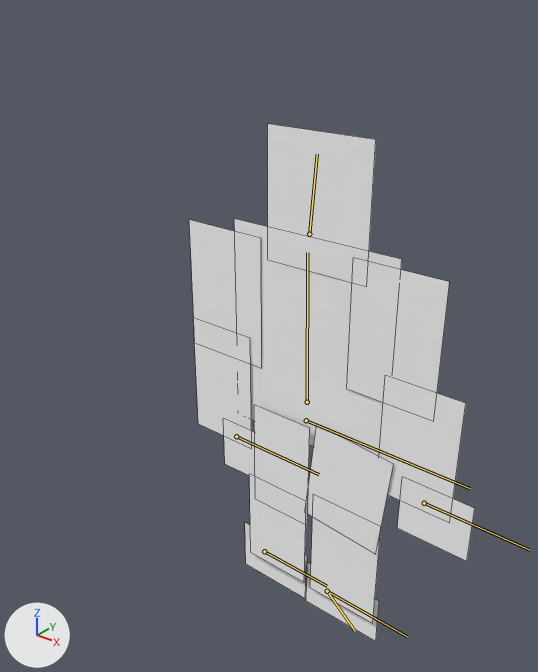
Two versions of the Blender file media/dude/dude.blend, one commit apart.
Both versions are drawn from a 50 mm camera at (6.79, -9.61, 11.96) aimed at (-1.29, 0.48, 5.7). The lights are fixed; the arrows at lower left show +X, +Y and +Z. The bones that change are drawn over the model as lines. Mesh edges are drawn as thin lines.

The first picture shows 'FootL.png', 'FootR.png', 'HandL.png', 'HandR.png', 'Head.png', 'LowerArmL.png', 'LowerArmR.png', 'LowerLegL.png', 'LowerLegR.png', 'Torso.png', 'UpperArmL.png', 'UpperArmR.png', 'UpperLegL.png', 'UpperLegR.png'.
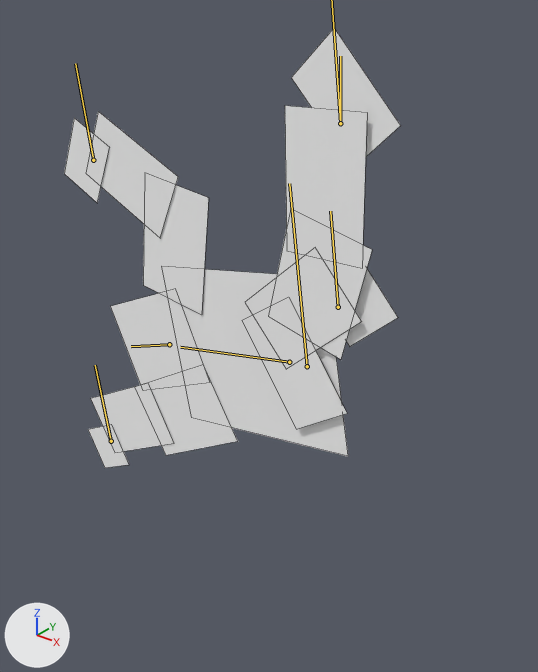
The newer file adds an action. The first version stands in its rest pose; the second is drawn at frame 15 of the action 'air_up_old_Armature'.

Boxes [x1, y1, x2, y2] around the edits, measured in the pictures (538 x 672 px):
'Torso.png', posed: before [234, 218, 402, 457]; after [182, 269, 348, 456]
'Head.png', posed (14% narrower, 42% shorter): before [268, 124, 376, 283]; after [110, 293, 203, 385]
'UpperArmR.png', posed (35% narrower, 10% shorter): before [347, 258, 449, 402]; after [143, 185, 209, 314]
'LowerLegR.png', posed (17% wider, 31% taller): before [310, 517, 380, 623]; after [285, 106, 367, 245]
'LowerArmR.png', posed: before [379, 375, 466, 500]; after [94, 111, 178, 238]
'UpperArmL.png', posed (36% wider, 38% shorter): before [189, 220, 262, 368]; after [138, 364, 238, 455]
'UpperLegL.png', posed (86% wider, 10% taller): before [254, 405, 310, 525]; after [242, 297, 347, 429]
'UpperLegR.png', posed (10% wider, 14% taller): before [307, 424, 394, 555]; after [276, 209, 372, 359]
'LowerArmL.png', posed: before [193, 318, 251, 436]; after [91, 383, 174, 451]
'LowerLegL.png', posed: before [249, 474, 306, 582]; after [245, 247, 362, 350]
'FootR.png', posed: before [305, 562, 379, 642]; after [291, 28, 401, 157]
'HandR.png', posed (42% narrower): before [397, 477, 475, 561]; after [64, 118, 109, 202]
'FootL.png', posed: before [245, 523, 308, 598]; after [346, 269, 398, 346]
'HandL.png', posed: before [223, 418, 255, 476]; after [88, 424, 129, 468]
bone 'Root', root to tip: before (306, 420) to (470, 488); after (307, 366) to (289, 183)
bone 'Torso', root to tip: before (307, 402) to (307, 252); after (289, 362) to (180, 347)
bone 'Head', root to tip: before (309, 234) to (317, 154); after (169, 344) to (131, 346)
bone 'FootR', root to tip: before (327, 591) to (355, 631); after (340, 123) to (340, 56)
bone 'IK_LowerLegL', root to tip: before (264, 551) to (327, 586); after (338, 307) to (330, 211)
bone 'IK_LowerArmL', root to tip: before (236, 436) to (319, 474); after (111, 441) to (95, 365)
bone 'IK_LowerArmR', root to tip: before (424, 503) to (530, 550); after (93, 160) to (75, 63)

The change in detail:
Bone 'Root' (bone_root) moves from (0.0, 0.0, 0.0) to (1.14, 0.0, 0.0).
Bone 'Root' (bone_root) turns from (0, 0, 0) to (0, 0, -98) degrees about its own x, y and z.
Bone 'Torso' (bone_torso) turns from (0, 0, 0) to (0, 0, -3) degrees about its own x, y and z.
Bone 'Head' (bone_head) turns from (0, 0, 0) to (0, 0, -14) degrees about its own x, y and z.
Bone 'FootR' (bone_footr) turns from (0, 0, 0) to (0, 0, 48) degrees about its own x, y and z.
Bone 'IK_LowerLegL' (bone_ik_lowerlegl) moves from (0.0, 0.0, 0.0) to (-0.79, 2.22, 2.8).
Bone 'IK_LowerLegR' (bone_ik_lowerlegr) moves from (0.0, 0.0, 0.0) to (-0.75, 3.56, 2.64).
Bone 'IK_LowerArmL' (bone_ik_lowerarml) moves from (0.0, 0.0, 0.0) to (2.22, -1.49, 7.07).
Bone 'IK_LowerArmR' (bone_ik_lowerarmr) moves from (0.0, 0.0, 0.0) to (1.46, 1.12, 5.44).
